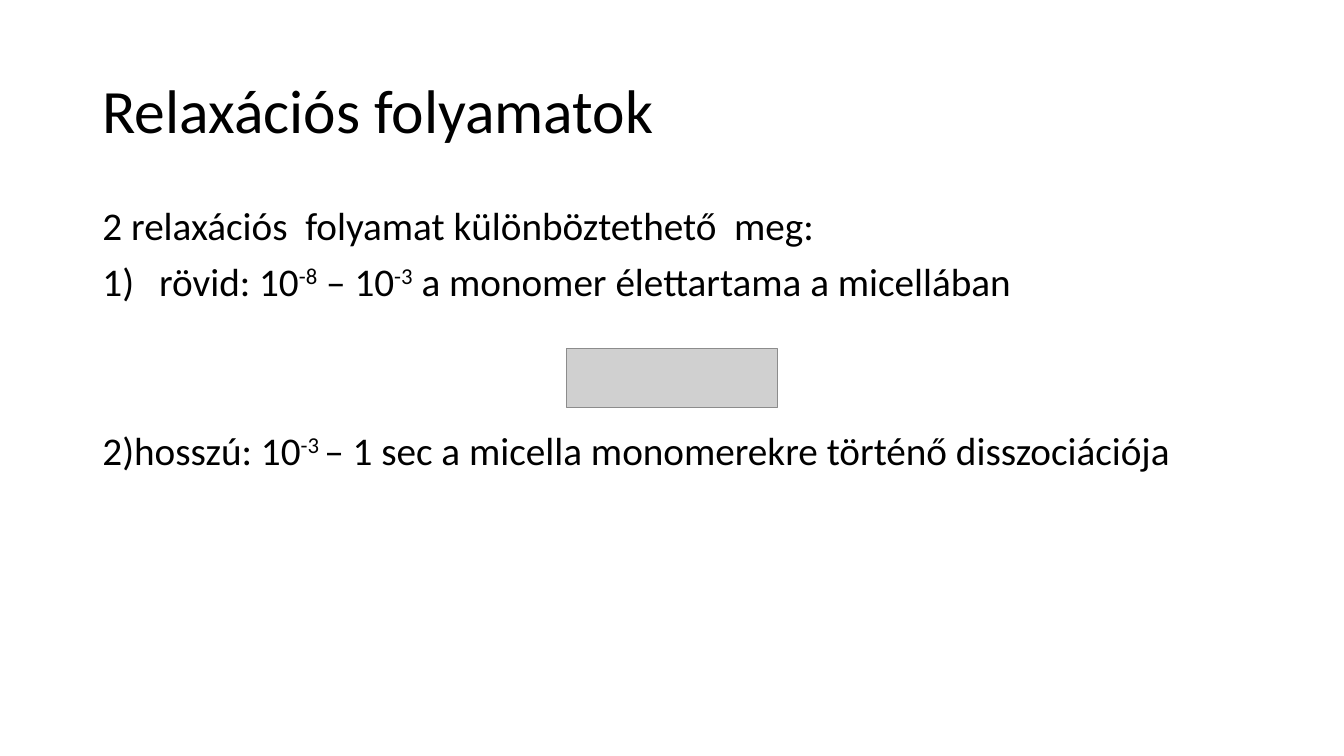
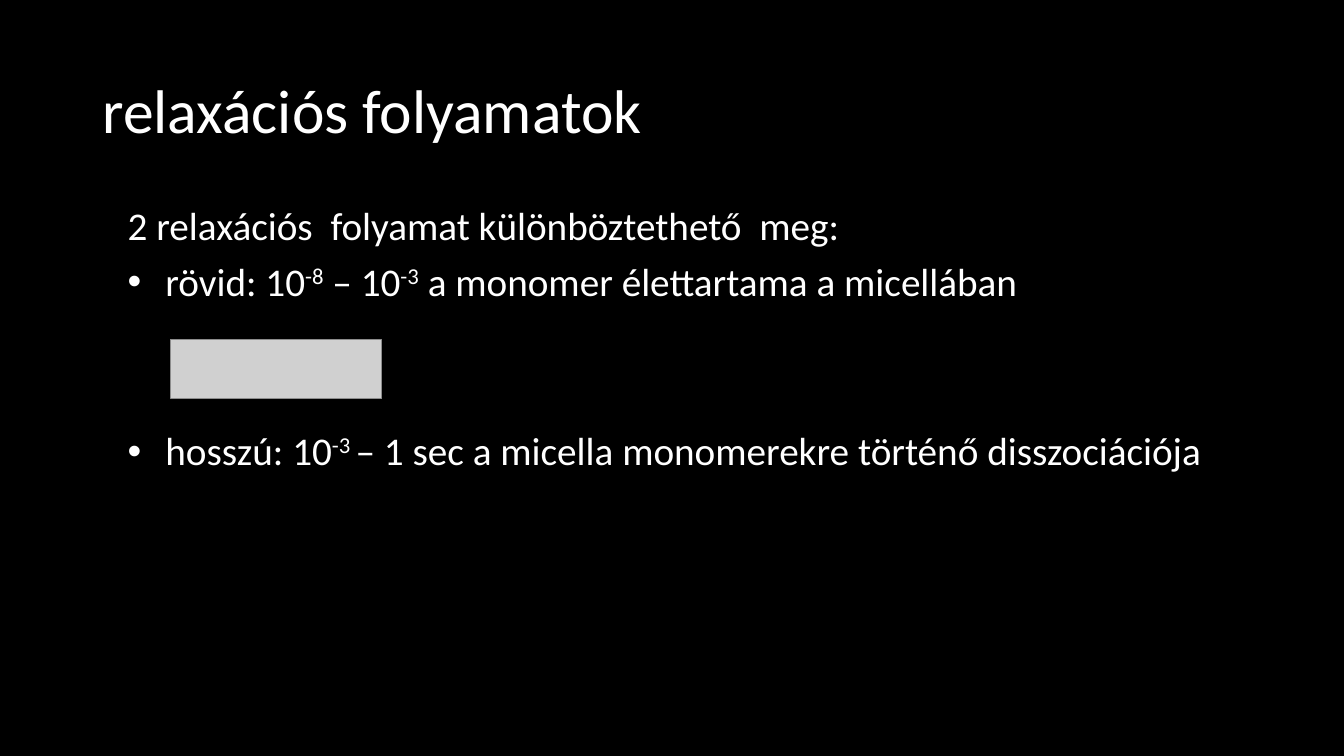
Before and after one commit to LilianaBohus/chemistry-presenations, a slide deck: slide 25 of adjuvants.pptx. Drawn at 1344x756 pixels with LibreOffice and Linux fonts; fonts in the diff are those of the drawing; grey boxes stand for pictures; background and template pictures are left out. Boxes give left, top, right and bottom in pixels: in the first picture for what was removed or moved away, otherwise in the second. Text is boxed around its words. In the diff, an @@ line names an element or a change of style, - is before the commit and + after.

```diff
--- a/adjuvants.pptx
+++ b/adjuvants.pptx
@@ background #FFFFFF to picture (left out) @@
@@ text at (102, 90, 641, 143): text changed; text colour #000000 to #FFFFFF @@
-Relaxációs folyamatok
+relaxációs folyamatok
@@ text at (128, 212, 1017, 297): text colour #000000 to #FFFFFF in "2 relaxációs folyamat különböztethető meg:", "rövid: 10-8 – 10-3 a monomer élettartama ..."; indent changed; bullet 1) to • @@
@@ picture: place and size @@
-picture at (567, 349, 777, 407)
+picture at (171, 340, 382, 398)
@@ text at (165, 437, 1201, 472): text changed; text colour #000000 to #FFFFFF @@
-2)hosszú: 10-3 – 1 sec a micella monomerekre történő disszociációja
+• hosszú: 10-3 – 1 sec a micella monomerekre történő disszociációja
```
Also in this commit, not shown: 9 other slides changed.
